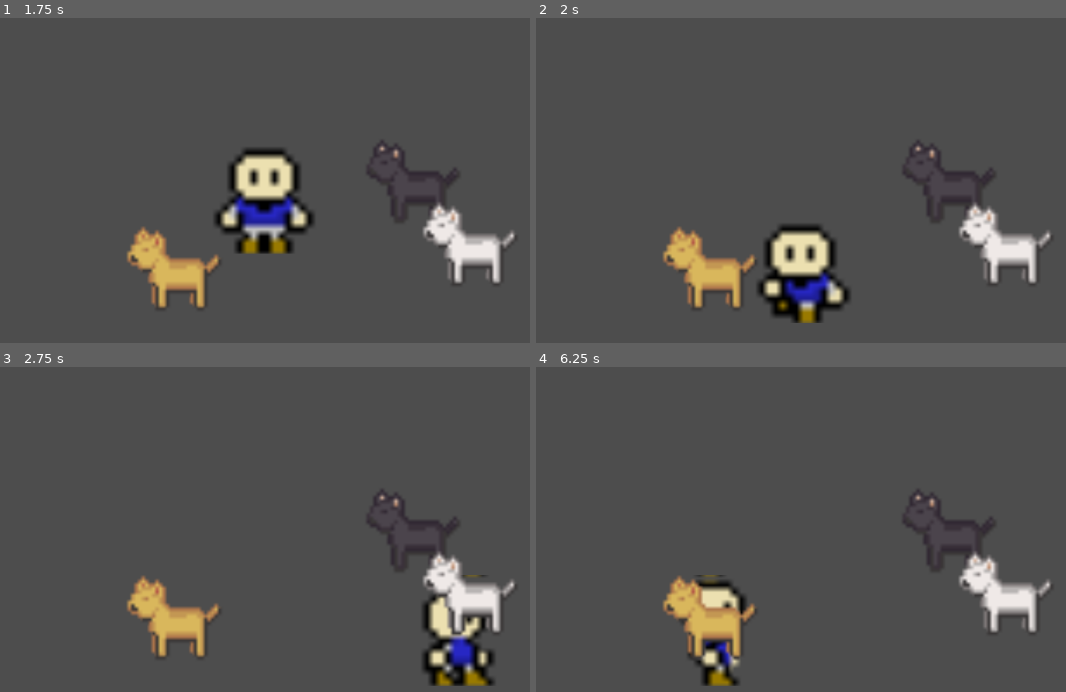
Above: before the commit, frames 1-4 (two rows, left to right).
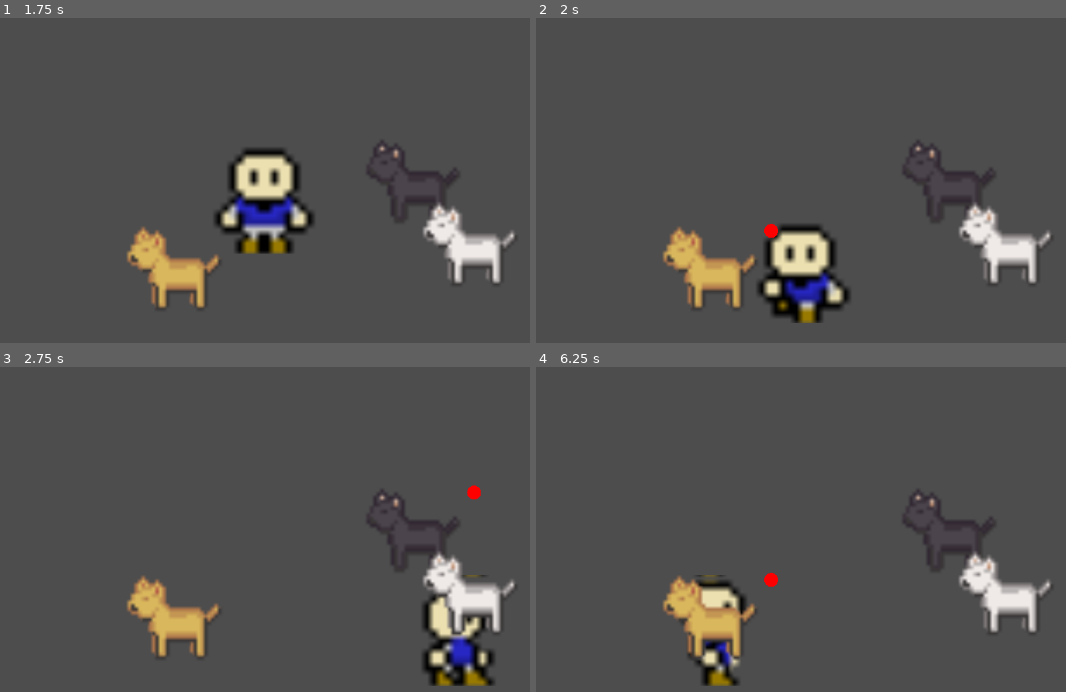
Above: after the commit, the same moments.

Repository: sygi/dog_game
Game: Godot game, scene res://root.tscn
The game is run twice, just before and just after one commit, with the same random seed, the same clock (stepped at 60 frames per second) and the same inputs.
Inputs:
- Up to frame 1 (1.75 s): tap Enter at 0.5 s; hold Right (right) 0.53-1.28 s; hold Down (down) from 1.28 s (still down)
- Up to frame 2 (2 s): keep holding Down (down)
- Up to frame 3 (2.75 s): release Down (down) at 2.03 s; hold Right (right) from 2.03 s (still down)
- Up to frame 4 (6.25 s): release Right (right) at 2.78 s; hold Up (up) 2.78-3.53 s; hold Left (left) 3.53-5.03 s; hold Down (down) 5.03-5.78 s; hold Right (right) from 5.78 s (still down)

Frame 1 is identical in both runs. In frame 2, 0.1% of the frame differs, in the area x 43-46%, y 63-68%; in frame 3, 0.1%; in frame 4, 0.1%.

Commit message:
marker for the active dog

Diff:
--- a/dog.gd
+++ b/dog.gd
@@ -10,14 +10,12 @@
 
 func activate() -> void:
 	"""I'm close to the player"""
-	print("activating")
-	# TODO: how do you add some picture to show one gets activated?
-	draw_circle(Vector2.ZERO, 100, Color.WHITE)
+	$marker.visible = true
 	is_active = true
 
 func deactivate() -> void:
 	"""I'm far from the player"""
-	print("deactivating")
+	$marker.visible = false
 	is_active = false
 
 # Called every frame. 'delta' is the elapsed time since the previous frame.
--- a/dog.tscn
+++ b/dog.tscn
@@ -1,7 +1,8 @@
-[gd_scene load_steps=8 format=3 uid="uid://8ci3tpm60tvv"]
+[gd_scene load_steps=9 format=3 uid="uid://8ci3tpm60tvv"]
 
 [ext_resource type="Script" path="res://dog.gd" id="1_4dp7p"]
 [ext_resource type="Texture2D" uid="uid://b5jsvjptm7g36" path="res://assets/dog.png" id="2_7kgce"]
+[ext_resource type="Script" path="res://dog_active_marker.gd" id="3_yrgip"]
 
 [sub_resource type="AtlasTexture" id="AtlasTexture_dwbpu"]
 atlas = ExtResource("2_7kgce")
@@ -68,4 +69,7 @@
 [node name="CollisionPolygon2D" type="CollisionPolygon2D" parent="Area2D"]
 polygon = PackedVector2Array(-77, -20, -60, -60, -4, -61, 89, -27, 89, 74, -64, 75)
 
-[node name="Marker2D" type="Marker2D" parent="."]
+[node name="marker" type="Node2D" parent="."]
+visible = false
+position = Vector2(40, 0)
+script = ExtResource("3_yrgip")
--- /dev/null
+++ b/dog_active_marker.gd
@@ -0,0 +1,13 @@
+extends Node2D
+
+func _draw():
+	draw_circle(Vector2(50, -50), 10, Color.RED)
+
+# Called when the node enters the scene tree for the first time.
+func _ready() -> void:
+	pass # Replace with function body.
+
+
+# Called every frame. 'delta' is the elapsed time since the previous frame.
+func _process(delta: float) -> void:
+	pass
